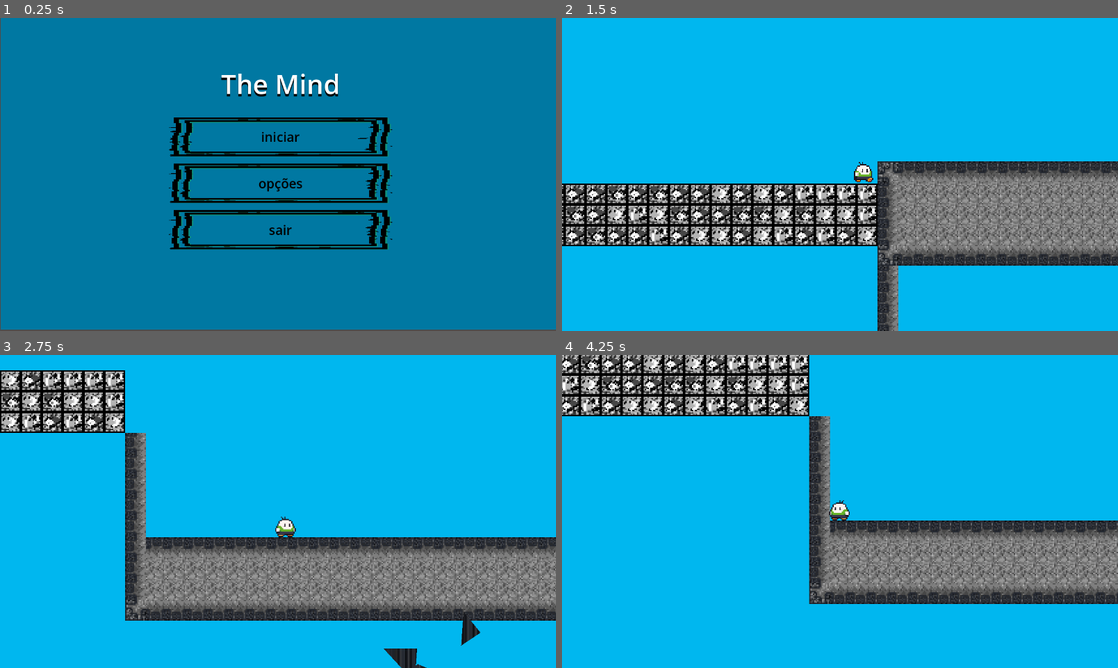
Above: before the commit, frames 1-4 (two rows, left to right).
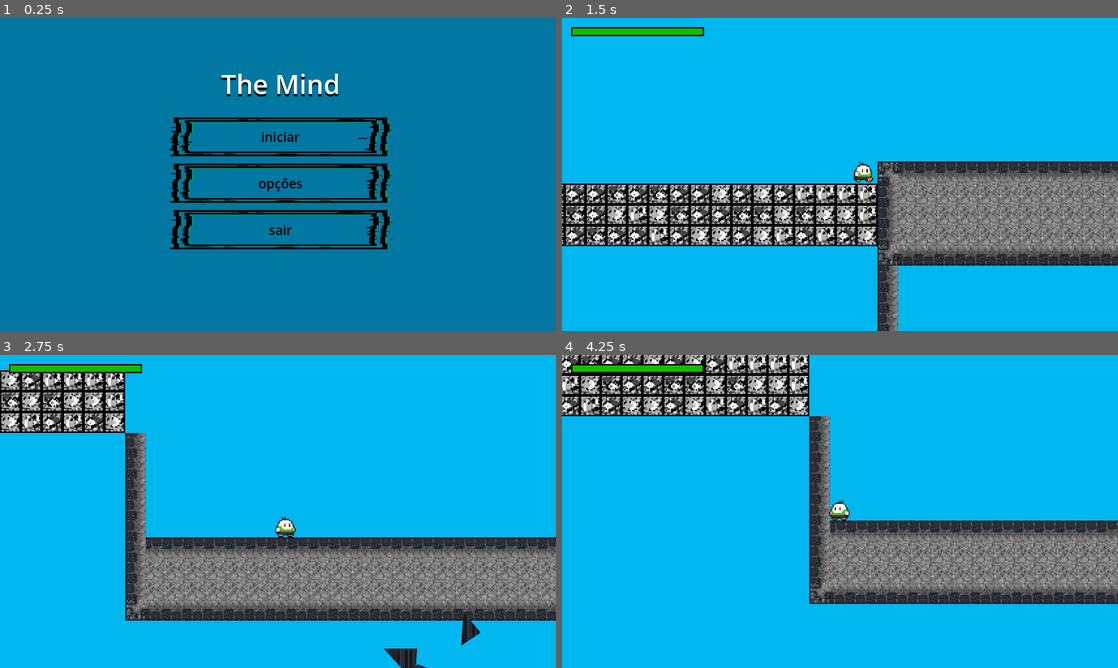
Above: after the commit, the same moments.

Repository: Yuuh15/Jogo_metroidvania_tcc
Game: Godot game, scene res://gui/menu/main_menu.tscn
Two runs of this game, one before a commit and one after it. Both use one fixed random seed, a clock stepped at 60 frames per second and the inputs below.
Inputs (mouse positions are in pixels of both pictures, inside the frame that each line leads up to):
- Up to frame 1 (0.25 s): no input
- Up to frame 2 (1.5 s): click "iniciar" at 0.5 s; tap Enter at 1.25 s; move the mouse to (962, 158) at 1.27 s; hold D (move_right) from 1.28 s (still down); tap Home (DEV_TOOL) at 1.35 s; click (962, 158) at 1.42 s
- Up to frame 3 (2.75 s): tap Space (jump) at 1.52 s; release D (move_right) at 2 s; drag from (166, 527) to (478, 517) at 2.02 s
- Up to frame 4 (4.25 s): move the mouse to (895, 442) at 2.77 s; hold A (move_left) 2.78-3.5 s; hold X (split_items) 2.78-3.5 s; drag from (812, 574) to (673, 464) at 3.52 s

The runs differ from the first frame. In frame 1, 0.6% of the frame differs, in the area x 0-100%, y 0-100%; in frame 2, 0.7%, in the area x 1-26%, y 2-6%; in frame 3, 0.7%; in frame 4, 0.7%.

Commit message:
Barra de vida do jogador e ataque da gosma depressiva

Diff:
--- /dev/null
+++ b/metroidvania_com_psicologia/componentes/hurt_box.gd
@@ -0,0 +1,3 @@
+extends Area2D
+
+@export var damage : int = 0
--- /dev/null
+++ b/metroidvania_com_psicologia/componentes/hurt_box.tscn
@@ -0,0 +1,7 @@
+[gd_scene load_steps=2 format=3 uid="uid://bb0nk86d7xdgp"]
+
+[ext_resource type="Script" uid="uid://btkgo3hwg7i8v" path="res://componentes/hurt_box.gd" id="1_17req"]
+
+[node name="HurtBox" type="Area2D" groups=["damage"]]
+collision_layer = 8
+script = ExtResource("1_17req")
--- a/metroidvania_com_psicologia/enemies/depression/slime/depression_slime.gd
+++ b/metroidvania_com_psicologia/enemies/depression/slime/depression_slime.gd
@@ -10,10 +10,11 @@
 @onready var sprite: AnimatedSprite2D = $AnimatedSprite2D
 @onready var player: CharacterBody2D = $"../player"
 @onready var ray_cast_2d: RayCast2D = $vision
-@onready var attackArea: CollisionShape2D = $attack/CollisionShape2D
 var trail = preload("res://enemies/depression/slime/trail/trail.tscn")
 @onready var trailPos: Marker2D = $trail
 @onready var walk: RayCast2D = $walk
+@onready var hurt_box_shape: CollisionShape2D = $HurtBox/hurtBoxShape
+@onready var collision_shape_2d: CollisionShape2D = $CollisionShape2D
 
 var direction := 1
 
@@ -29,15 +30,17 @@
 	if direction == 1:
 		sprite.flip_h = false
 		ray_cast_2d.target_position.x = 80
-		attackArea.position.x = 9
 		trailPos.position.x = -14
 		walk.position.x = 17
+		hurt_box_shape.position.x = 12
+		collision_shape_2d.position.x = 2.5
 	else:
 		sprite.flip_h = true
 		ray_cast_2d.target_position.x = -80
-		attackArea.position.x = -9
 		trailPos.position.x = 14
 		walk.position.x = -17
+		hurt_box_shape.position.x = -12
+		collision_shape_2d.position.x = -2.5
 
 	if not is_on_floor():
 		velocity += get_gravity() * delta
@@ -56,3 +59,8 @@
 	if walk.is_colliding():
 		return true
 	return false
+
+
+func _on_hurt_box_body_entered(body: Node2D) -> void:
+	var direction = -1 if sprite.flip_h else 1
+	player.velocity.x = 1000 * direction
--- a/metroidvania_com_psicologia/enemies/depression/slime/depression_slime.tscn
+++ b/metroidvania_com_psicologia/enemies/depression/slime/depression_slime.tscn
@@ -6,6 +6,7 @@
 [ext_resource type="Script" uid="uid://dv26duycoykqb" path="res://scripts/state-machine-controller.gd" id="3_x4mbx"]
 [ext_resource type="Script" uid="uid://n72t1rkwfmg4" path="res://enemies/depression/slime/states/patrol.gd" id="4_ipp72"]
 [ext_resource type="Script" uid="uid://epdp0k0us1qw" path="res://enemies/depression/slime/states/follow.gd" id="5_ipp72"]
+[ext_resource type="PackedScene" uid="uid://bb0nk86d7xdgp" path="res://componentes/hurt_box.tscn" id="7_0j8vl"]
 
 [sub_resource type="AtlasTexture" id="AtlasTexture_0to1k"]
 atlas = ExtResource("1_d3t7g")
@@ -77,10 +78,15 @@
 }]
 
 [sub_resource type="RectangleShape2D" id="RectangleShape2D_0j8vl"]
-size = Vector2(17, 32)
+size = Vector2(17, 31)
 
-[sub_resource type="CapsuleShape2D" id="CapsuleShape2D_wqjqj"]
-radius = 5.0
+[sub_resource type="GDScript" id="GDScript_0j8vl"]
+script/source = "extends \"res://componentes/hurt_box.gd\"
+"
+
+[sub_resource type="CapsuleShape2D" id="CapsuleShape2D_0j8vl"]
+radius = 2.0
+height = 20.0
 
 [node name="depression-slime" type="CharacterBody2D"]
 collision_layer = 8
@@ -92,7 +98,7 @@
 autoplay = "default"
 
 [node name="CollisionShape2D" type="CollisionShape2D" parent="."]
-position = Vector2(2.5, 0)
+position = Vector2(2.5, 0.5)
 shape = SubResource("RectangleShape2D_0j8vl")
 
 [node name="StateMachineController" type="Node" parent="." node_paths=PackedStringArray("initial_state")]
@@ -122,14 +128,6 @@
 wait_time = 0.1
 autostart = true
 
-[node name="attack" type="Area2D" parent="."]
-collision_layer = 0
-
-[node name="CollisionShape2D" type="CollisionShape2D" parent="attack"]
-position = Vector2(9, 1)
-shape = SubResource("CapsuleShape2D_wqjqj")
-debug_color = Color(0.992166, 0, 0.255789, 0.42)
-
 [node name="trail" type="Marker2D" parent="."]
 position = Vector2(-14, 16)
 
@@ -138,6 +136,15 @@
 target_position = Vector2(0, 23)
 collision_mask = 2
 
+[node name="HurtBox" parent="." instance=ExtResource("7_0j8vl")]
+script = SubResource("GDScript_0j8vl")
+damage = 15
+
+[node name="hurtBoxShape" type="CollisionShape2D" parent="HurtBox"]
+position = Vector2(12, 5)
+shape = SubResource("CapsuleShape2D_0j8vl")
+debug_color = Color(0.970763, 0, 0.452533, 0.42)
+
 [connection signal="timeout" from="Timer" to="StateMachineController/Follow" method="_on_timer_timeout"]
 [connection signal="timeout" from="TrailTimer" to="." method="_on_trail_timer_timeout"]
-[connection signal="body_entered" from="attack" to="." method="_on_attack_body_entered"]
+[connection signal="body_entered" from="HurtBox" to="." method="_on_hurt_box_body_entered"]
--- /dev/null
+++ b/metroidvania_com_psicologia/gui/healthBar/health_bar.gd
@@ -0,0 +1,10 @@
+extends ProgressBar
+
+@export var target : CharacterBody2D
+
+func _ready() -> void:
+	target.healthChanged.connect(healthUpdate)
+	healthUpdate()
+
+func healthUpdate():
+	value = target.health
--- /dev/null
+++ b/metroidvania_com_psicologia/gui/healthBar/health_bar.tscn
@@ -0,0 +1,28 @@
+[gd_scene load_steps=4 format=3 uid="uid://c6b5wiedlbj1y"]
+
+[ext_resource type="Script" uid="uid://d11drhf1rwjnq" path="res://gui/healthBar/health_bar.gd" id="1_7nghh"]
+
+[sub_resource type="StyleBoxFlat" id="StyleBoxFlat_x5mkd"]
+bg_color = Color(0.648422, 0, 0.116459, 1)
+border_width_left = 1
+border_width_top = 1
+border_width_right = 1
+border_width_bottom = 1
+border_color = Color(0, 0, 0, 1)
+expand_margin_left = 1.0
+expand_margin_top = 1.0
+expand_margin_right = 1.0
+expand_margin_bottom = 1.0
+
+[sub_resource type="StyleBoxFlat" id="StyleBoxFlat_7nghh"]
+bg_color = Color(0.0861373, 0.726407, 1.54018e-06, 1)
+
+[node name="HealthBar" type="ProgressBar"]
+offset_right = 100.0
+offset_bottom = 5.0
+scale = Vector2(3, 3)
+theme_override_styles/background = SubResource("StyleBoxFlat_x5mkd")
+theme_override_styles/fill = SubResource("StyleBoxFlat_7nghh")
+value = 50.0
+show_percentage = false
+script = ExtResource("1_7nghh")
--- a/metroidvania_com_psicologia/gui/menu/main_menu.tscn
+++ b/metroidvania_com_psicologia/gui/menu/main_menu.tscn
@@ -58,10 +58,10 @@
 anchors_preset = 15
 anchor_right = 1.0
 anchor_bottom = 1.0
-offset_left = -4.0
-offset_top = -23.0
-offset_right = -2.0
-offset_bottom = -23.0
+offset_left = -6.0
+offset_top = -20.0
+offset_right = -4.0
+offset_bottom = -20.0
 grow_horizontal = 2
 grow_vertical = 2
 theme_override_styles/panel = SubResource("StyleBoxFlat_pfblw")
--- a/metroidvania_com_psicologia/levels/test_level.tscn
+++ b/metroidvania_com_psicologia/levels/test_level.tscn
@@ -13,6 +13,7 @@
 [ext_resource type="PackedScene" uid="uid://m0w2uklh55yb" path="res://items/dash/dash.tscn" id="7_ur00s"]
 [ext_resource type="PackedScene" uid="uid://o0o06ki3ajpk" path="res://misc/killzone.tscn" id="8_wndkh"]
 [ext_resource type="PackedScene" uid="uid://bs142q3whn5qa" path="res://enemies/depression/slime/depression_slime.tscn" id="13_axl34"]
+[ext_resource type="PackedScene" uid="uid://c6b5wiedlbj1y" path="res://gui/healthBar/health_bar.tscn" id="14_8hjdj"]
 
 [sub_resource type="TileSetAtlasSource" id="TileSetAtlasSource_tlucr"]
 texture = ExtResource("1_aeujl")
@@ -172,3 +173,12 @@
 
 [node name="Marker2D2" type="Marker2D" parent="depression-slime/patrolPoints"]
 position = Vector2(-101, 14)
+
+[node name="Hud" type="CanvasLayer" parent="."]
+
+[node name="HealthBar" parent="Hud" node_paths=PackedStringArray("target") instance=ExtResource("14_8hjdj")]
+offset_left = 24.0
+offset_top = 24.0
+offset_right = 124.0
+offset_bottom = 29.0
+target = NodePath("../../player")
--- a/metroidvania_com_psicologia/player/player.gd
+++ b/metroidvania_com_psicologia/player/player.gd
@@ -9,6 +9,10 @@
 # Isso evita com que a animação não seja carregada
 @onready var anim: AnimatedSprite2D = $anim
 
+signal healthChanged()
+@export var health : int = 100
+var damageAreas
+
 var speed := 150.0
 
 const jump_speed = -300.0
@@ -50,6 +54,13 @@
 
 # Verifica se o jogador está totalmente parado
 var idle = false
+
+func _ready() -> void:
+	damageAreas = get_tree().get_nodes_in_group("damage")
+
+	if damageAreas.size() != 0:
+		for area in damageAreas:
+			area.body_entered.connect(takeDamage.bind(area))
 
 # Processo executado a CADA FRAME possível do jogo
 func _physics_process(delta: float) -> void:
@@ -111,6 +122,7 @@
 		downdown()
 
 	dev_tool()
+
 	player_movement()
 	move_and_slide()
 
@@ -218,3 +230,10 @@
 
 func _on_stomp_cooldown_timeout() -> void:
 	stompReloading = false # Replace with function body.
+
+func takeDamage(body : Node2D, area : Area2D):
+	if body == self:
+		health -= area.damage
+		healthChanged.emit()
+		if health <= 0:
+			get_tree().change_scene_to_file("res://gui/menu/main_menu.tscn")
--- a/metroidvania_com_psicologia/project.godot
+++ b/metroidvania_com_psicologia/project.godot
@@ -21,6 +21,10 @@
 window/size/viewport_width=1280
 window/size/viewport_height=720
 window/size/mode=2
+
+[global_group]
+
+damage="tudo que causa dano"
 
 [input]
 
Not shown, added: metroidvania_com_psicologia/componentes/hurt_box.gd.uid
Not shown: 1 places in metroidvania_com_psicologia/enemies/depression/slime/depression_slime.tscn that only renumber resources
Not shown, added: metroidvania_com_psicologia/gui/healthBar/health_bar.gd.uid
Not shown: 1 places in metroidvania_com_psicologia/levels/test_level.tscn that only renumber resources
